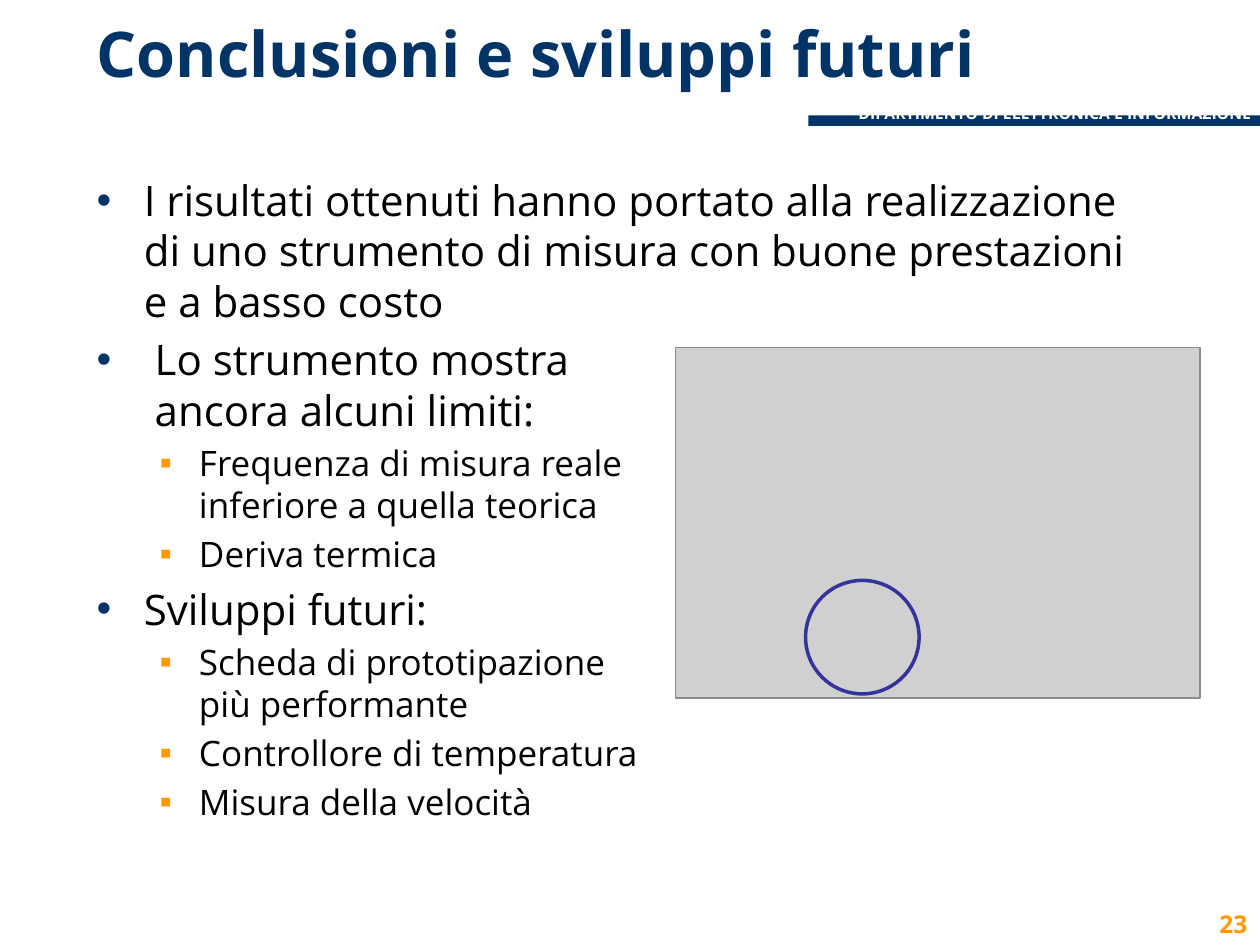
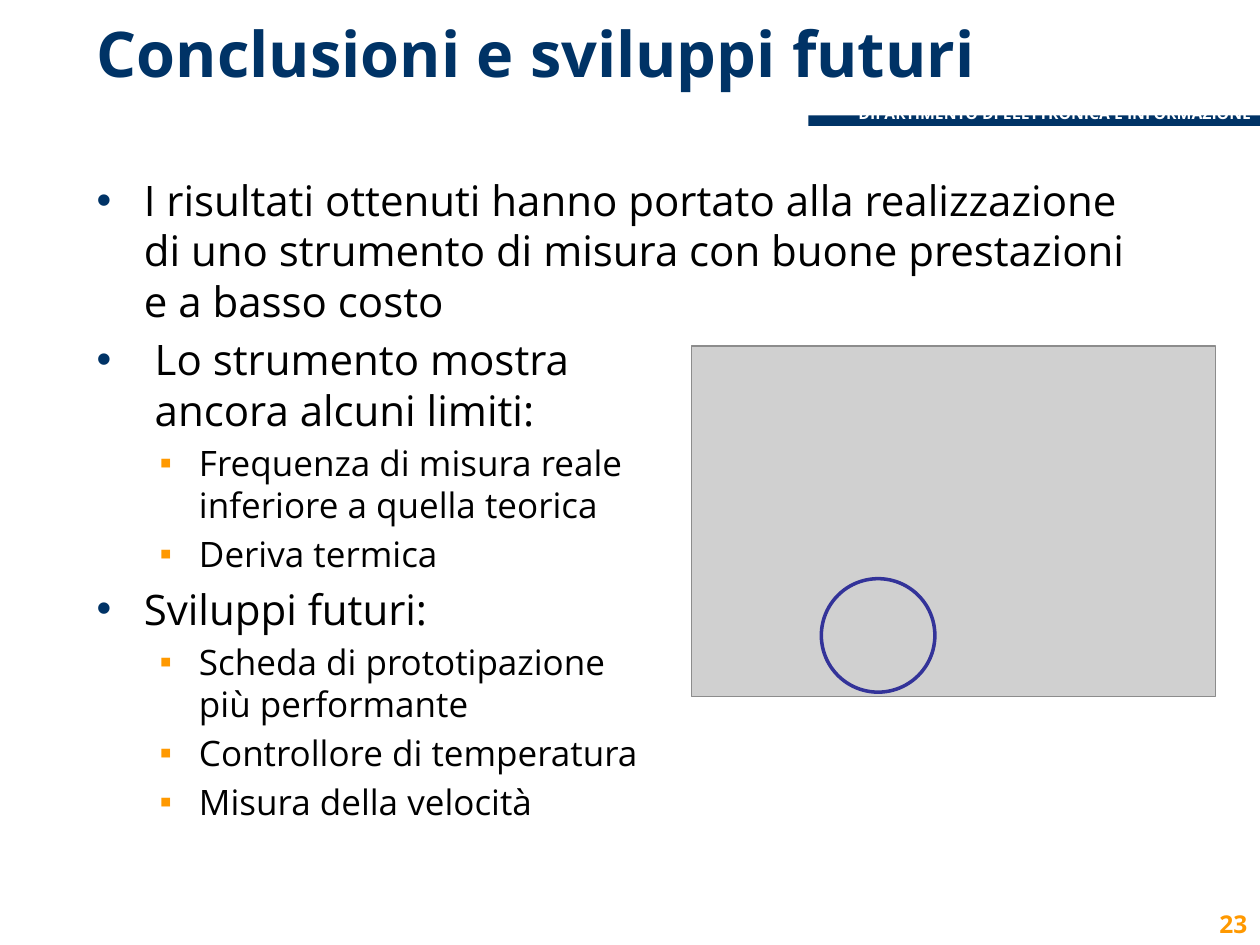
Before and after one commit to lcavagnispolimi/thesis_latex, a slide deck: slide 23 of presentazione_discussione.pptx. Drawn at 1260x945 pixels with LibreOffice and Linux fonts; fonts in the diff are those of the drawing; grey boxes stand for pictures; background and template pictures are left out. Boxes give left, top, right and bottom in pixels: in the first picture for what was removed or moved away, otherwise in the second. Text is boxed around its words. In the diff, an @@ line names an element or a change of style, - is before the commit and + after.

Commit message:
fix image size

```diff
--- a/presentazione_discussione.pptx
+++ b/presentazione_discussione.pptx
@@ picture: place and size @@
-picture at [675, 348, 1200, 698]
+picture at [692, 346, 1216, 697]
@@ ellipse: place and size @@
-ellipse at [805, 581, 919, 694]
+ellipse at [822, 578, 935, 692]
```
Also in this commit, not shown: 10 other slides changed.
